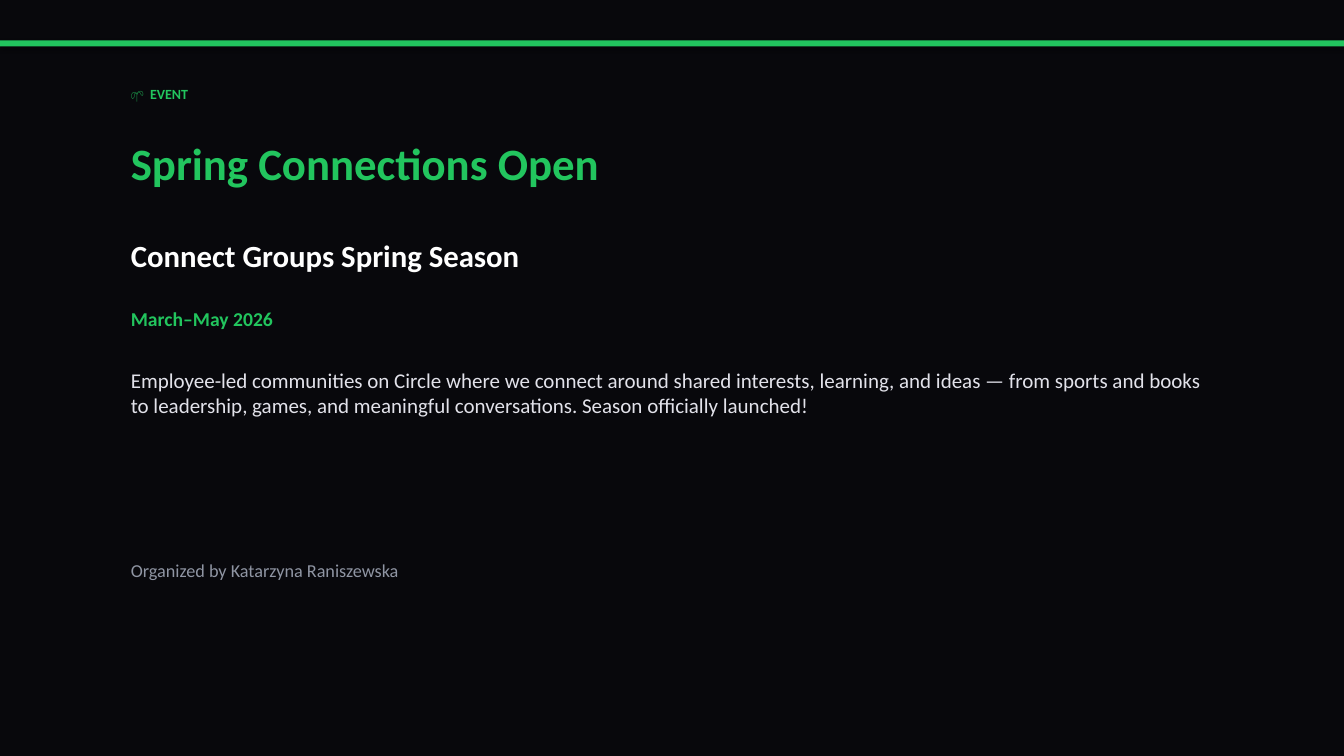
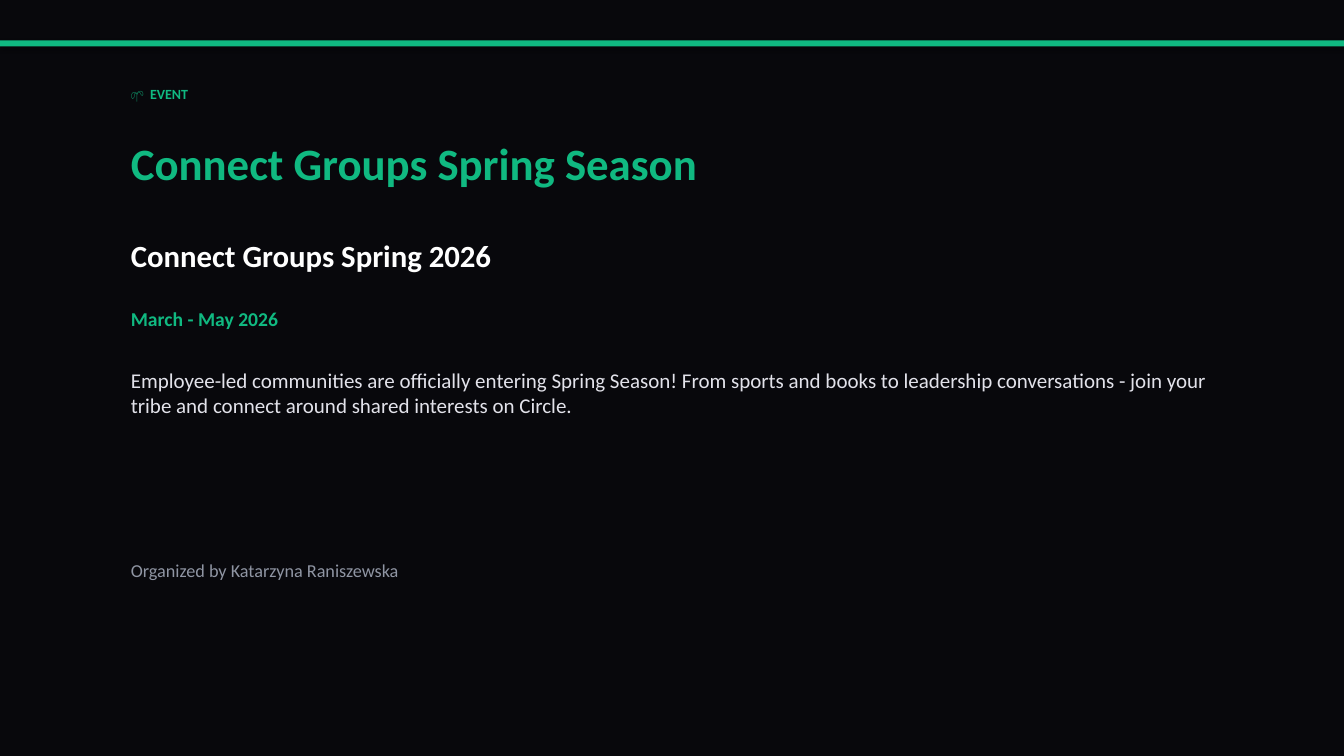
Before and after one commit to liliyagarifullina-maker/appodeal-pulse, a slide deck: slide 3 of data/archive/pulse_2026-03-14.pptx. Drawn at 1344x756 pixels with LibreOffice and Linux fonts; fonts in the diff are those of the drawing. Boxes give left, top, right and bottom in pixels: in the first picture for what was removed or moved away, otherwise in the second. Text is boxed around its words. In the diff, an @@ line names an element or a change of style, - is before the commit and + after.

```diff
--- a/data/archive/pulse_2026-03-14.pptx
+++ b/data/archive/pulse_2026-03-14.pptx
@@ rectangle at box(0, 40, 1344, 46): fill #22C55E to #10B981 @@
@@ text "🌱 EVENT" at box(150, 90, 188, 99): text colour #22C55E to #10B981 @@
@@ text at box(131, 148, 697, 188): text changed; text colour #22C55E to #10B981 @@
-Spring Connections Open
+Connect Groups Spring Season
@@ text at box(131, 245, 491, 273): text changed @@
-Connect Groups Spring Season
+Connect Groups Spring 2026
@@ text at box(131, 312, 278, 329): text changed; text colour #22C55E to #10B981 @@
-March–May 2026
+March - May 2026
@@ text at box(131, 373, 1206, 413): text changed @@
-Employee-led communities on Circle where we connect around shared interests, learning, and ideas — from sports and books to leadership, games, and meaningful conversations. Season officially launched!
+Employee-led communities are officially entering Spring Season! From sports and books to leadership conversations - join your tribe and connect around shared interests on Circle.
```
Also in this commit, not shown: 13 other slides changed, 2 slides added, 5 slides removed, 2 other files.
